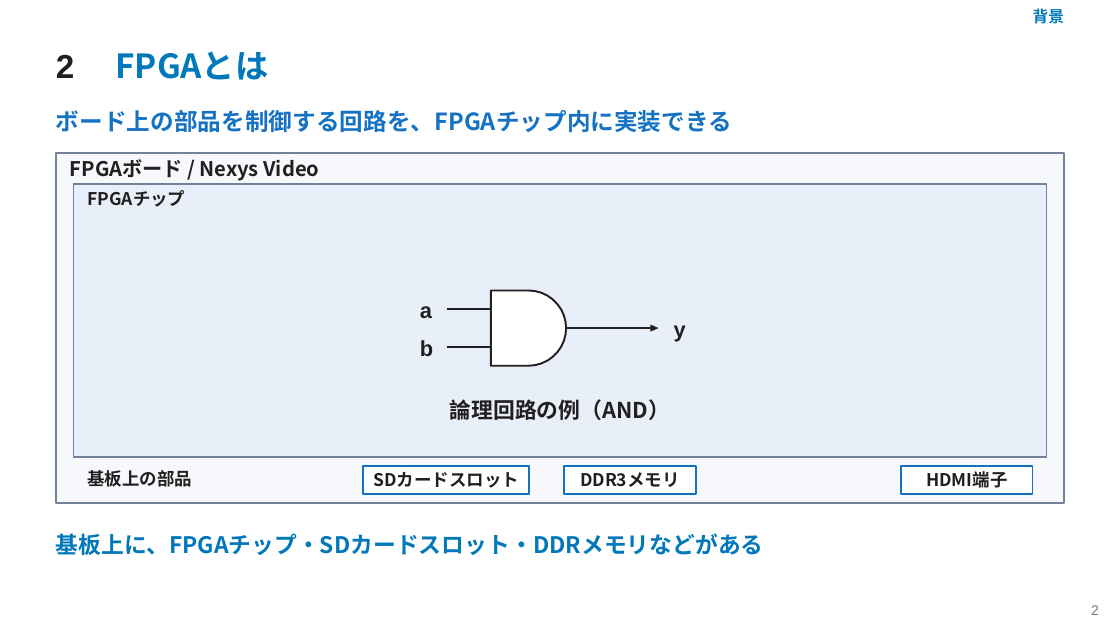
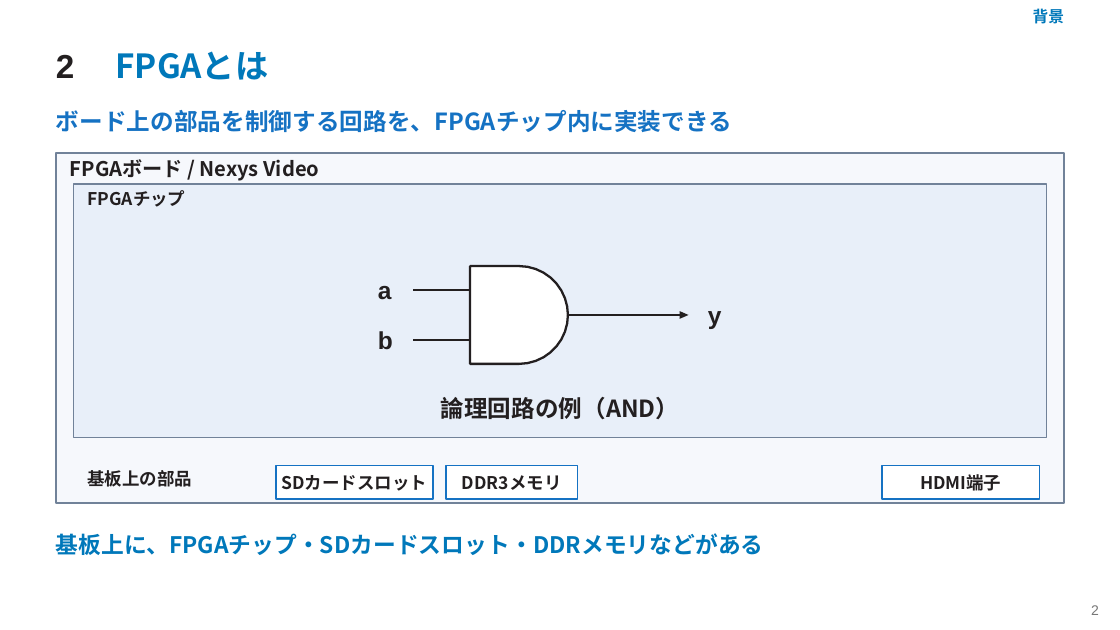
Before and after one commit to SoshiroFujimori/wally-game-console-research, a slide deck: slide 2 of docs/presentation/中間発表_主要事項.pptx. Drawn at 1120x630 pixels with LibreOffice and Linux fonts; fonts in the diff are those of the drawing. Boxes give left, top, right and bottom in pixels: in the first picture for what was removed or moved away, otherwise in the second. Text is boxed around its words. In the diff, an @@ line names an element or a change of style, - is before the commit and + after.

```diff
--- a/docs/presentation/中間発表_主要事項.pptx
+++ b/docs/presentation/中間発表_主要事項.pptx
@@ rectangle: place and size @@
-rectangle at (74,184,1047,457)
+rectangle at (74,184,1047,438)
@@ freeform shape: place and size @@
-freeform shape at (491,291,566,366)
+freeform shape at (471,266,568,364)
@@ freeform shape at (471,266,568,364): outline #231F20 1.65 pt to #231F20 1.95 pt @@
@@ size 18.8 to 21 pt in 3 elements at (378,331,393,350), (708,311,722,329), (378,286,392,300) @@
@@ text "a": place and size @@
-text "a" at (420,306,432,318)
+text "a" at (378,286,392,300)
@@ freeform shape: place and size @@
-freeform shape at (446,308,492,310)
+freeform shape at (413,289,472,292)
@@ text "y": place and size @@
-text "y" at (674,325,686,342)
+text "y" at (708,311,722,329)
@@ text "b": place and size @@
-text "b" at (420,340,433,356)
+text "b" at (378,331,393,350)
@@ freeform shape: place and size @@
-freeform shape at (565,327,652,329)
+freeform shape at (567,314,681,317)
@@ freeform shape: place and size @@
-freeform shape at (650,324,659,332)
+freeform shape at (680,311,689,318)
@@ freeform shape: place and size @@
-freeform shape at (446,346,492,349)
+freeform shape at (413,339,472,341)
@@ text "論理回路の例（AND）": place and size @@
-text "論理回路の例（AND）" at (450,399,671,420)
+text "論理回路の例（AND）" at (440,397,679,420)
@@ text "論理回路の例（AND）" at (440,397,679,420): size 18.8 to 20.2 pt @@
@@ rectangle: place and size @@
-rectangle at (363,466,529,494)
+rectangle at (276,465,434,499)
@@ text "SDカードスロット": place and size @@
-text "SDカードスロット" at (373,472,519,488)
+text "SDカードスロット" at (281,475,427,491)
@@ rectangle: place and size @@
-rectangle at (565,466,696,494)
+rectangle at (446,465,577,499)
@@ text "DDR3メモリ": place and size @@
-text "DDR3メモリ" at (580,472,680,487)
+text "DDR3メモリ" at (462,475,562,490)
@@ rectangle: place and size @@
-rectangle at (902,466,1033,494)
+rectangle at (882,465,1040,499)
@@ text "HDMI端子": place and size @@
-text "HDMI端子" at (926,471,1007,488)
+text "HDMI端子" at (920,474,1001,491)
```
Also in this commit, not shown: 13 other slides changed, 25 other files.
